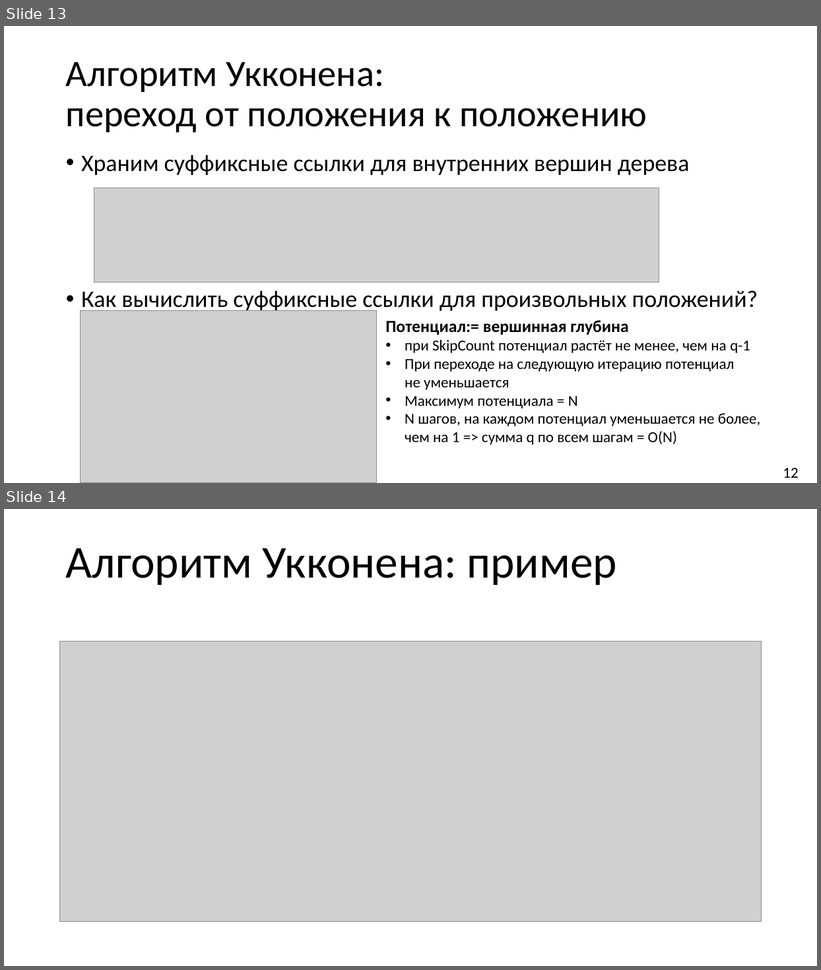
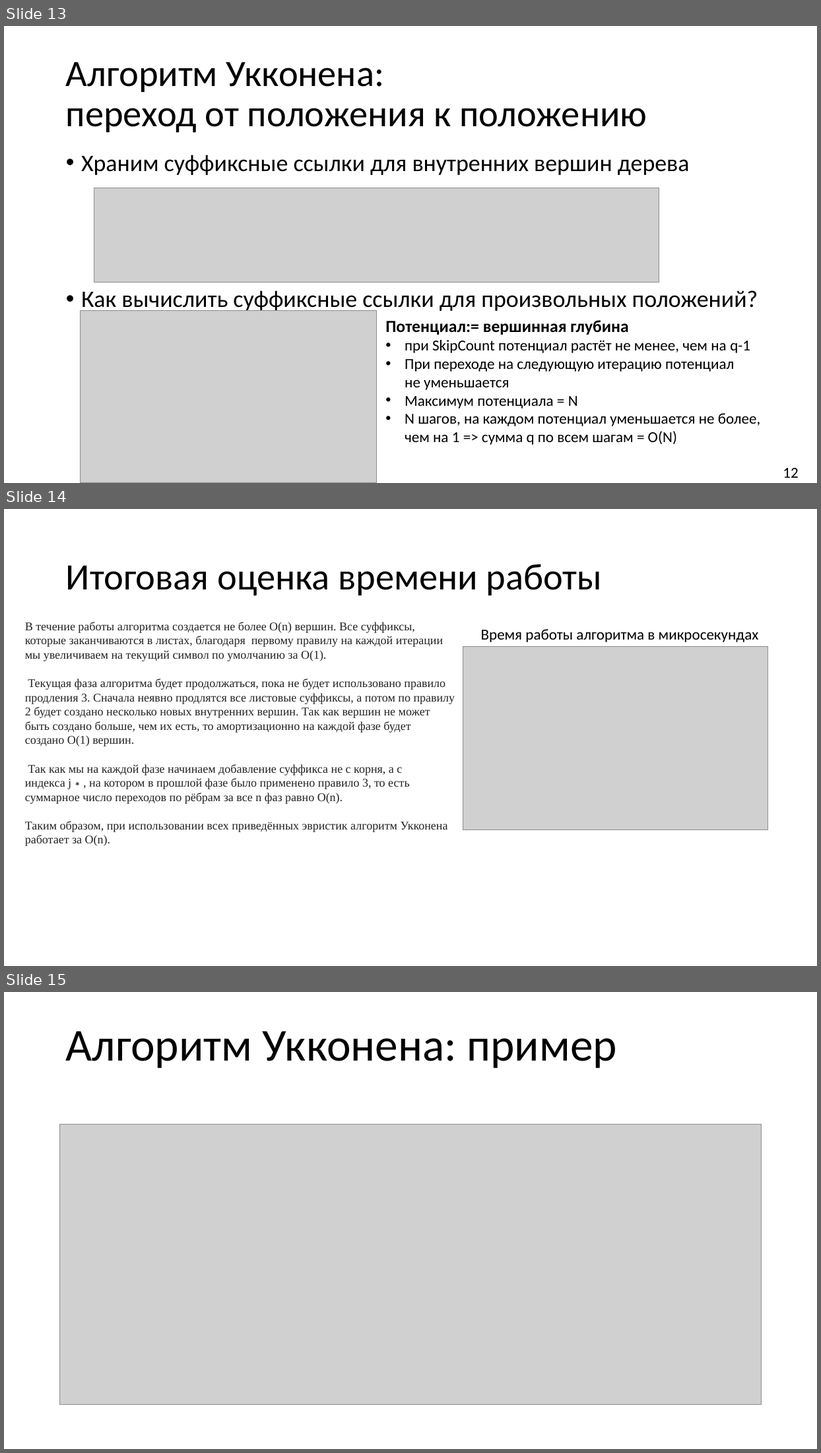
Before and after one commit to Pompon-Den/Suff-Tree-Algorithm-Ykkonen, a slide deck: Algorithm Ykkonena.pptx. Shown one above the other, each under a label of ours: slides 13 and 14 before the commit, slides 13, 14 and 15 after it. The pictures are 821x970 and 821x1453 pixels, drawn with LibreOffice and Linux fonts; fonts in the diff are those of the drawing; grey boxes stand for pictures. Boxes give left, top, right and bottom in pixels: in the first picture for what was removed or moved away, otherwise in the second. Text is boxed around its words. In the diff, an @@ line names an element or a change of style, - is before the commit and + after.

```diff
--- a/Algorithm Ykkonena.pptx
+++ b/Algorithm Ykkonena.pptx
@@ slide 14 added at bbox=[4, 509, 817, 966], background #FFFFFF @@
@@ title added at bbox=[66, 564, 603, 596], 44 pt, text #000000 @@
+Итоговая оценка времени работы
@@ text added at bbox=[25, 622, 455, 846], 14 pt, text #222222 @@
+В течение работы алгоритма создается не более O(n) вершин. Все суффиксы, которые заканчиваются в листах, благодаря первому правилу на каждой итерации мы увеличиваем на текущий символ по умолчанию за O(1).
+Текущая фаза алгоритма будет продолжаться, пока не будет использовано правило продления 3. Сначала неявно продлятся все листовые суффиксы, а потом по правилу 2 будет создано несколько новых внутренних вершин. Так как вершин не может быть создано больше, чем их есть, то амортизационно на каждой фазе будет создано O(1) вершин.
+Так как мы на каждой фазе начинаем добавление суффикса не с корня, а с индекса j∗, на котором в прошлой фазе было применено правило 3, то есть суммарное число переходов по рёбрам за все n фаз равно O(n).
+Таким образом, при использовании всех приведённых эвристик алгоритм Укконена работает за O(n).
@@ picture added at bbox=[463, 646, 768, 830] @@
@@ text added at bbox=[481, 629, 759, 642], 18 pt, text #000000 @@
+Время работы алгоритма в микросекундах
@@ what was slide 14 is now slide 15 @@
```
Also in this commit, not shown: 2 slides changed, 8 other files.
